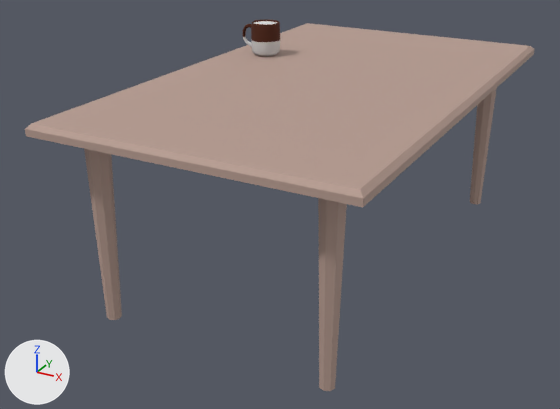
Before and after pictures for a commit that changed the glTF model src/viz/models/mornings/table.glb.
Before and after are seen from a 50 mm lens placed at (-14.4, -38.1, 16.0), pointed at (-28.2, -12.9, 3.4). Arrows for +X, +Y and +Z are at lower left; the lights stay in place. Where no turn or scale is listed for an object, it has been applied to the vertices.

Before the edit, the objects in view are built like this:
```python
me_buffer_0_mesh_0 = bpy.data.meshes.new('buffer-0-mesh-0')
me_buffer_0_mesh_0.from_pydata(...)  # 86 vertices, 128 faces; spans x -5.9..5.9, y -9.9..9.9, z 0.0..7.5
me_buffer_0_mesh_0.materials.append(mat_light_wood_mat)  # beige #b79c91
me_mugs_496 = bpy.data.meshes.new('Mugs_496')
me_mugs_496.from_pydata(...)  # 1543 vertices, 3074 faces; spans x -1.76..-0.04, y -1.49..-0.25, z 0.0..1.38
# faces by material slot: [1384, 1428, 262]
me_mugs_496.materials.append(mat_02___default_001)  # light grey #cacaca
me_mugs_496.materials.append(mat_07___default_001)  # brown #4b1c00
me_mugs_496.materials.append(None)
ob_mug = bpy.data.objects.new('mug', me_mugs_496)
ob_mug.location = (-30.45, -8.06, 8.43)
ob_table = bpy.data.objects.new('table', me_buffer_0_mesh_0)
ob_table.location = (-27.11, -11.31, 0.86)
```
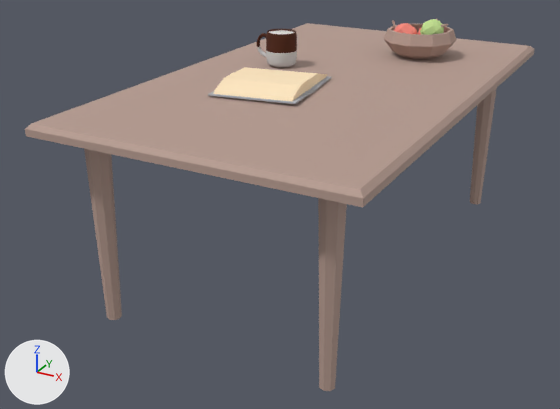
Boxes (x1, y1, x2, y2) around the edits, measured in the pictures (560 x 409 px):
'open_book', added (beige): after (208, 67, 331, 104)
    faces in mat_mat18_001 (beige #ffe7c0): (213, 67, 327, 101)
    faces in mat_mat20_001 (grey #b0b1b6): (208, 76, 331, 104)
'fruit_basket', added (beige): after (384, 18, 456, 60)
    faces in mat_mat20_002 (beige #b69b90): (384, 18, 456, 60)
    faces in mat_mat9_001 (green #c4e293): (420, 19, 444, 35)
    faces in mat_mat8_001 (pink #fa8b7e): (394, 23, 421, 34)
'mug', moved: before (242, 20, 280, 56); after (257, 29, 297, 68)

Edits to the bpy script that builds the scene:
```text
Add mat_mat18_001:
    mat_mat18_001 = principled_material('mat18.001')
    mat_mat18_001.base_color = (1.0, 0.8, 0.53)  # beige #ffe7c0
    mat_mat18_001.roughness = 1.0
Add mat_mat20_001:
    mat_mat20_001 = principled_material('mat20.001')
    mat_mat20_001.base_color = (0.432, 0.442, 0.47)  # grey #b0b1b6
    mat_mat20_001.roughness = 1.0
Add mat_mat9_001:
    mat_mat9_001 = principled_material('mat9.001')
    mat_mat9_001.base_color = (0.55, 0.76, 0.29)  # green #c4e293
    mat_mat9_001.roughness = 1.0
Add mat_mat8_001:
    mat_mat8_001 = principled_material('mat8.001')
    mat_mat8_001.base_color = (0.96, 0.26, 0.21)  # pink #fa8b7e
    mat_mat8_001.roughness = 1.0
Add mat_mat20_002:
    mat_mat20_002 = principled_material('mat20.002')
    mat_mat20_002.base_color = (0.47, 0.33, 0.28)  # beige #b69b90
    mat_mat20_002.roughness = 1.0
Add me_group1888150007_001:
    me_group1888150007_001.from_pydata(...)  # 50 vertices, 100 faces; spans x -1.9..1.9, y -2.17..2.17, z -0.27..0.27
    # faces by material slot: [52, 48]
    me_group1888150007_001.materials.append(mat_mat20_001)  # grey #b0b1b6
    me_group1888150007_001.materials.append(mat_mat18_001)  # beige #ffe7c0
Add me_group1057983476_001:
    me_group1057983476_001.from_pydata(...)  # 420 vertices, 804 faces; spans x -1.5..1.5, y -1.54..1.54, z -0.91..0.91
    # faces by material slot: [260, 408, 136]
    me_group1057983476_001.materials.append(mat_mat20_002)  # beige #b69b90
    me_group1057983476_001.materials.append(mat_mat8_001)  # pink #fa8b7e
    me_group1057983476_001.materials.append(mat_mat9_001)  # green #c4e293
Change ob_mug:
    ob_mug.location: (-30.45, -8.06, 8.43) -> (-28.87, -9.52, 8.43)
Add ob_open_book:
    ob_open_book = bpy.data.objects.new('open_book', me_group1888150007_001)
    ob_open_book.location = (-28.17, -13.61, 8.65)
Add ob_fruit_basket:
    ob_fruit_basket = bpy.data.objects.new('fruit_basket', me_group1057983476_001)
    ob_fruit_basket.location = (-25.2, -5.94, 9.17)
```
